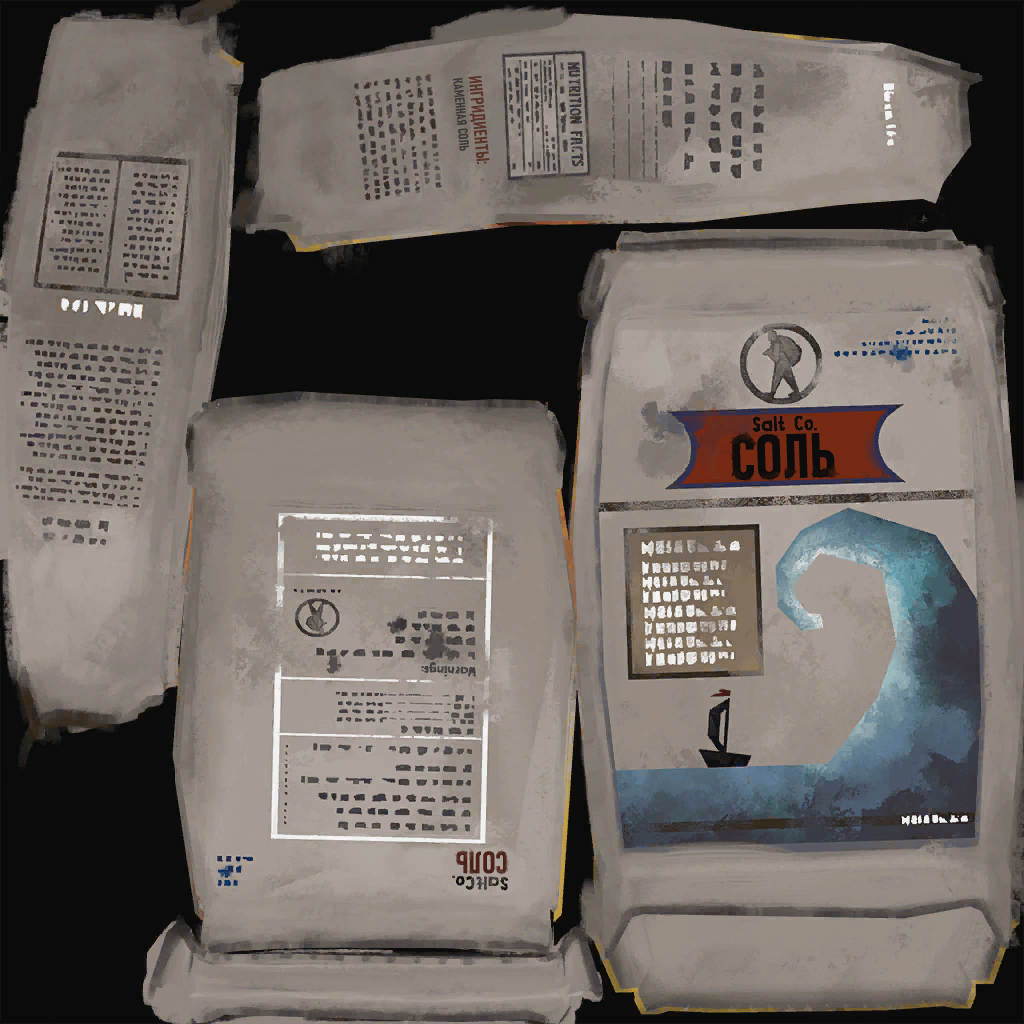
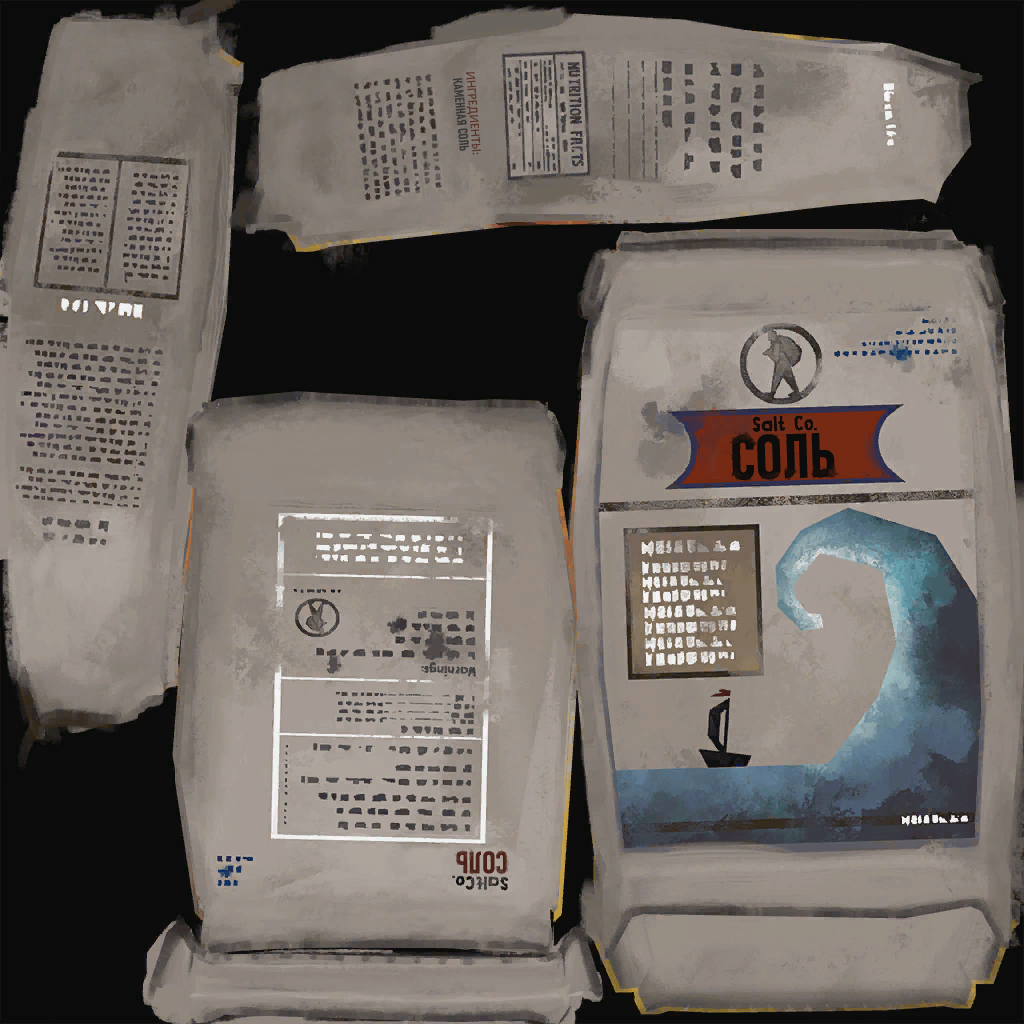
Layers edited between the first and the second 1024px x 1024px image:
added layer "ИНГРЕДИЕНТЫ:" above "СОЛЬ" over [466, 72, 481, 155]
painted on "СОЛЬ" over [461, 67, 494, 174]